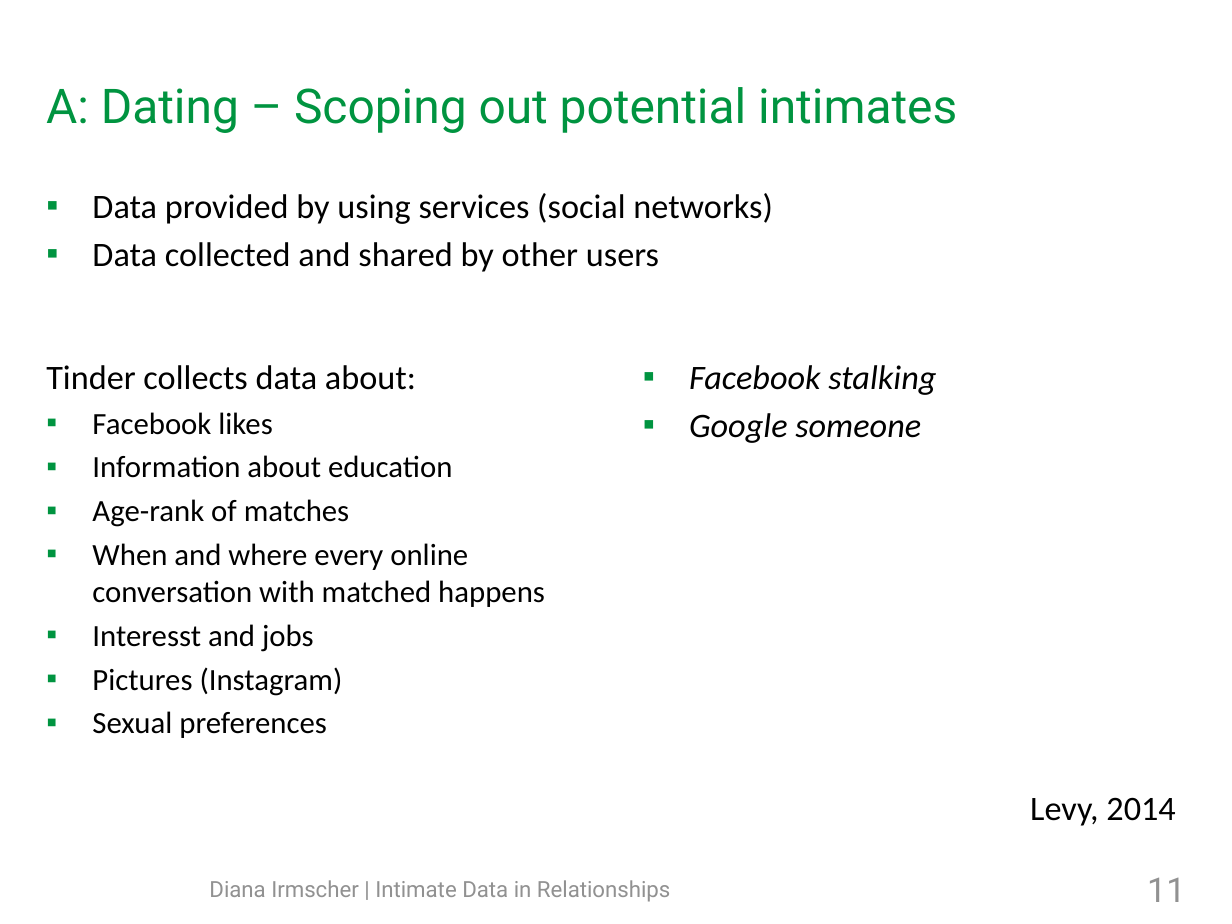
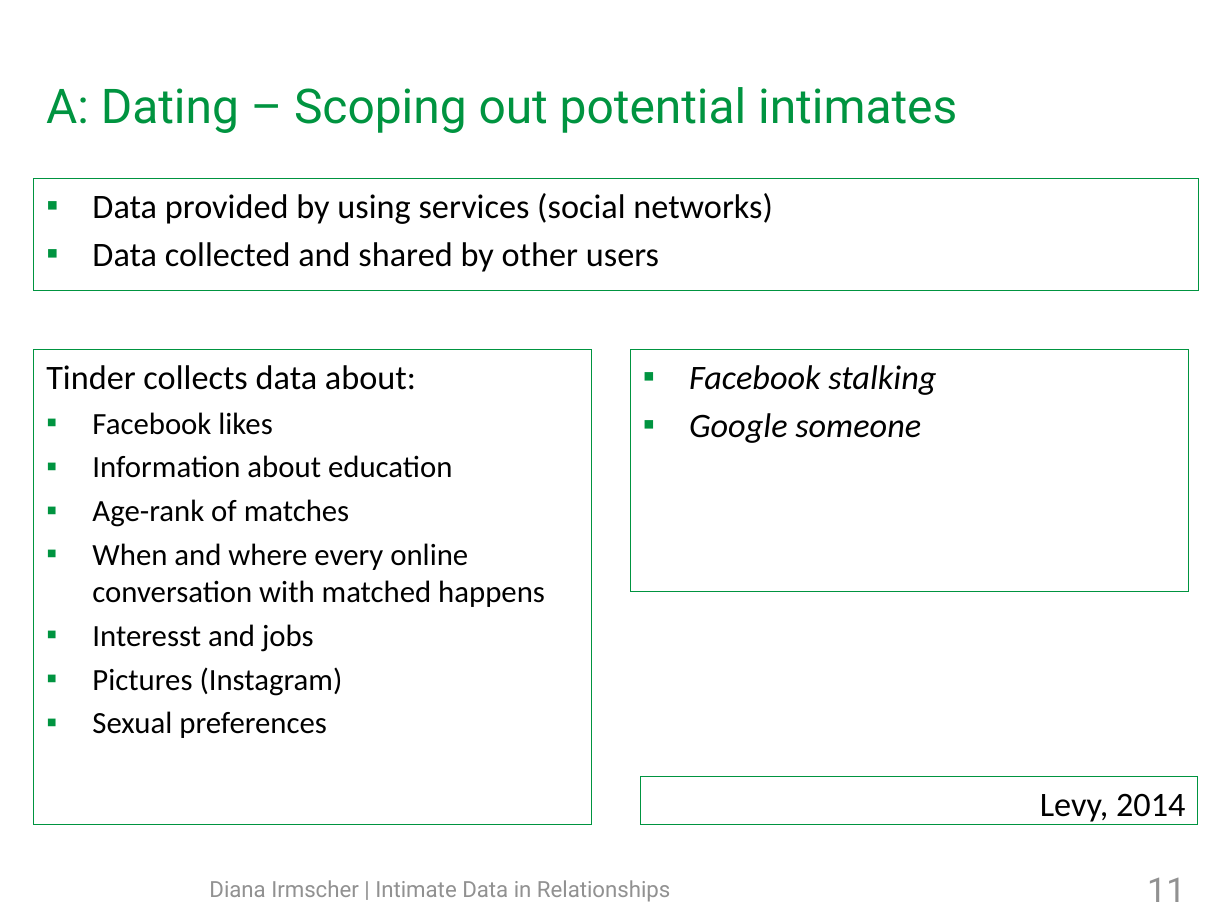
Before and after one commit to mieztatz/advanced_seminar_media_informatics, a slide deck: slide 11 of slides/final_presentation_irmscher_copy.odp. Drawn at 1232x924 pixels with LibreOffice and Linux fonts; fonts in the diff are those of the drawing; background and template pictures are left out. Boxes give left, top, right and bottom in pixels: in the first picture for what was removed or moved away, otherwise in the second. Text is boxed around its words. In the diff, an @@ line names an element or a change of style, - is before the commit and + after.

```diff
--- a/slides/final_presentation_irmscher_copy.odp
+++ b/slides/final_presentation_irmscher_copy.odp
@@ text "Data provided by using services ...": place and size @@
-text "Data provided by using services ..." at box(92, 193, 773, 272)
+text "Data provided by using services ..." at box(34, 179, 1199, 292)
@@ text "Tinder collects data about:": place and size @@
-text "Tinder collects data about:" at box(46, 365, 545, 738)
+text "Tinder collects data about:" at box(34, 349, 593, 824)
@@ outline none to #009440 0 pt in 3 elements at box(34, 179, 1199, 292), box(34, 349, 593, 824), box(631, 349, 1189, 591) @@
@@ text "Facebook stalking": place and size @@
-text "Facebook stalking" at box(689, 365, 1175, 826)
+text "Facebook stalking" at box(631, 349, 1189, 591)
@@ text added at box(641, 776, 1199, 824), outline #009440 0 pt, 20 pt, text #000000 @@
+Levy, 2014
@@ text at box(1030, 797, 1175, 826): paragraph removed @@
-Levy, 2014
```
Also in this commit, not shown: 12 other slides changed, 1 slide added, 5 other files.
